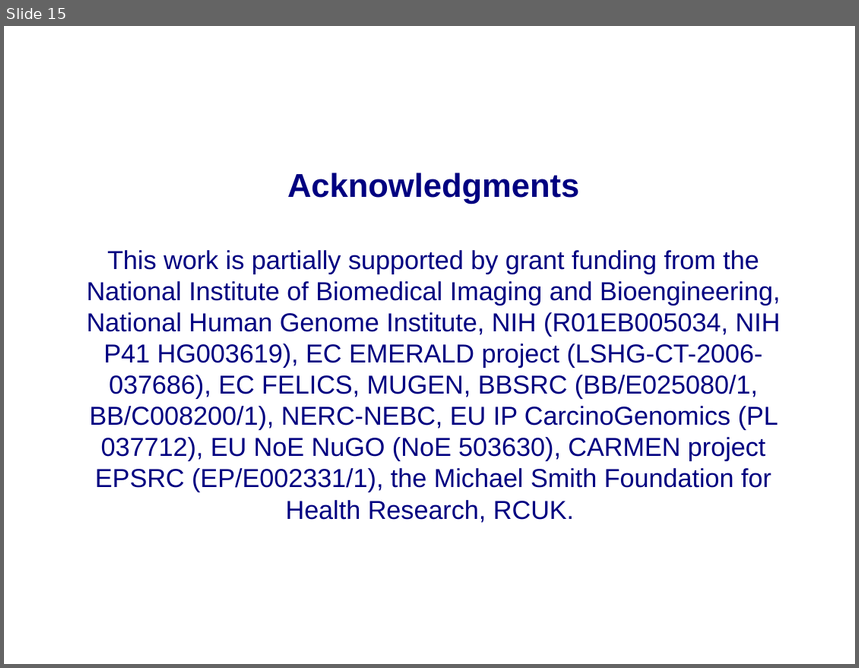
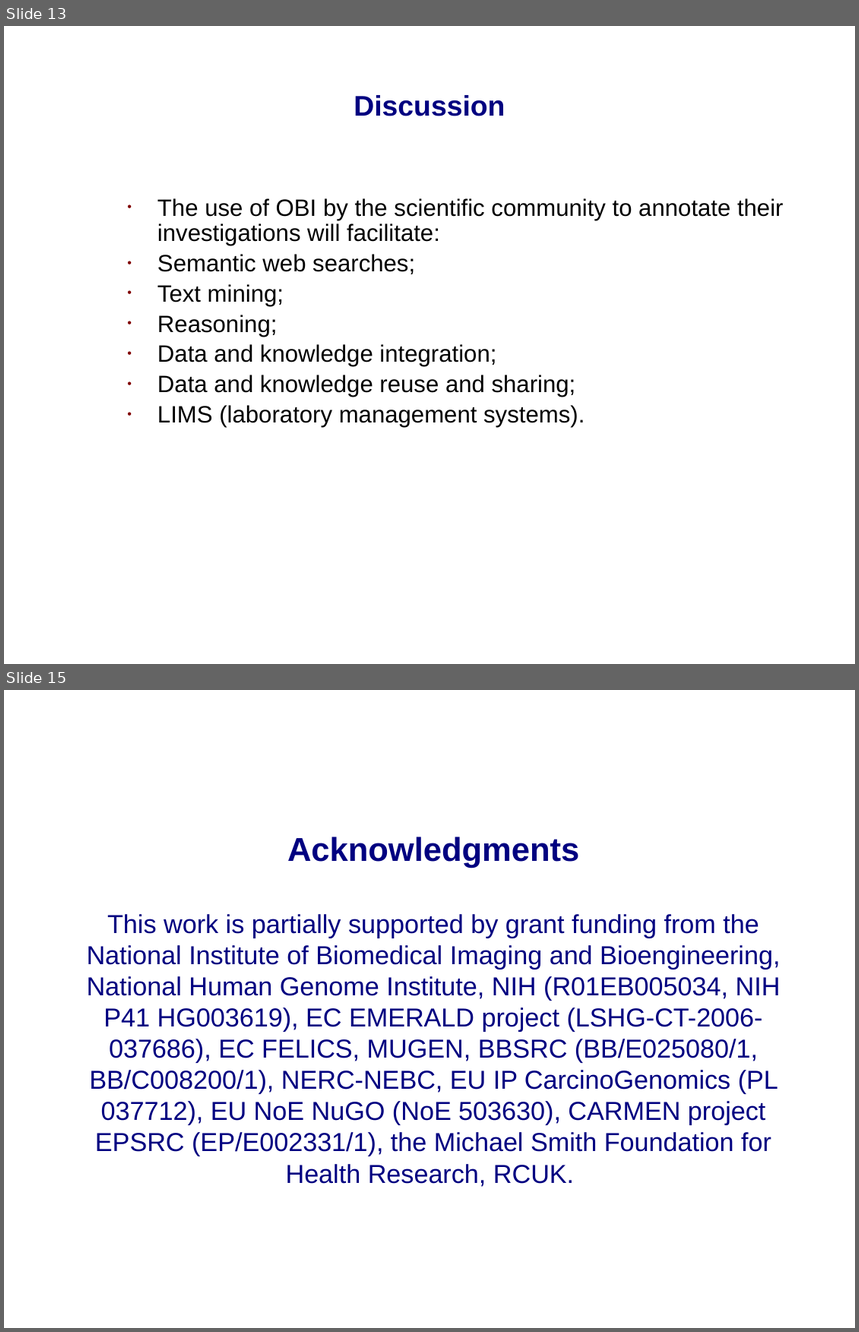
Before and after one commit to obi-ontology/obi-legacy-svn, a slide deck: trunk/docs/papers/ISMB_2009/OBI-SIG.ppt. Shown one above the other, each under a label of ours: slide 15 before the commit, slides 13 and 15 after it; the slides between them are not shown. The pictures are 859x668 and 859x1332 pixels, drawn with LibreOffice and Linux fonts; fonts in the diff are those of the drawing; background and template pictures are left out. Boxes give left, top, right and bottom in pixels: in the first picture for what was removed or moved away, otherwise in the second. Text is boxed around its words. In the diff, an @@ line names an element or a change of style, - is before the commit and + after.

```diff
--- a/trunk/docs/papers/ISMB_2009/OBI-SIG.ppt
+++ b/trunk/docs/papers/ISMB_2009/OBI-SIG.ppt
@@ slide 13 added at (x1=4, y1=26, x2=855, y2=664), background picture (left out) @@
@@ title added at (x1=354, y1=95, x2=505, y2=116), 24 pt, text #000080, bold @@
+Discussion
@@ text added at (x1=158, y1=199, x2=784, y2=427), 20 pt, text #000000 @@
+• The use of OBI by the scientific community to annotate their investigations will facilitate:
+• Semantic web searches;
+• Text mining;
+• Reasoning;
+• Data and knowledge integration;
+• Data and knowledge reuse and sharing;
+• LIMS (laboratory management systems).
```
Also in this commit, not shown: 4 slides changed, 3 other slides added, 4 slides removed.
